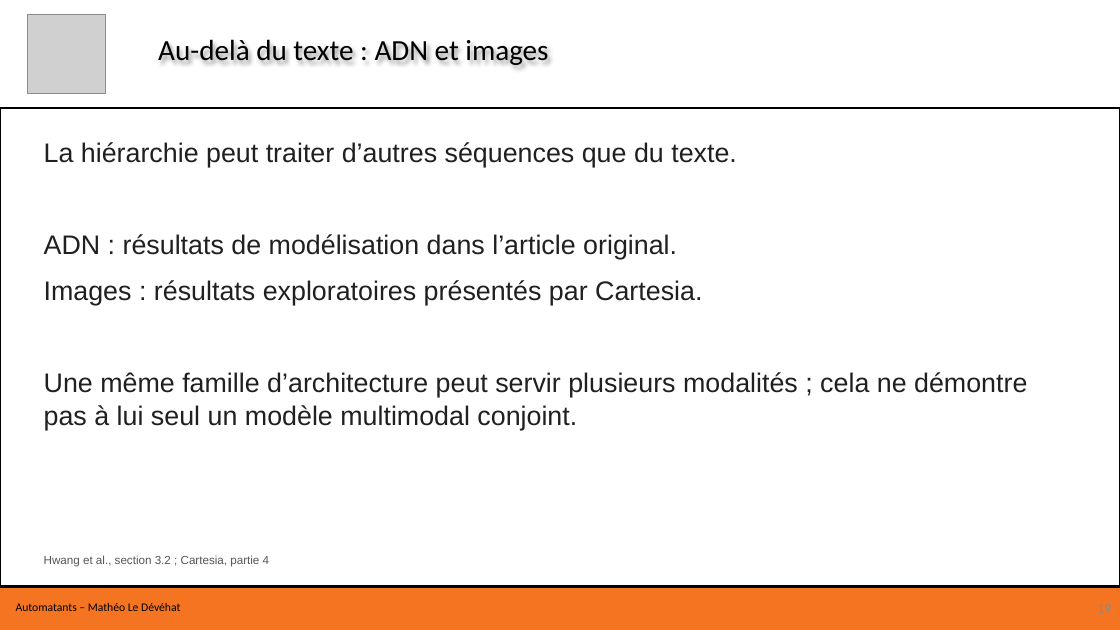
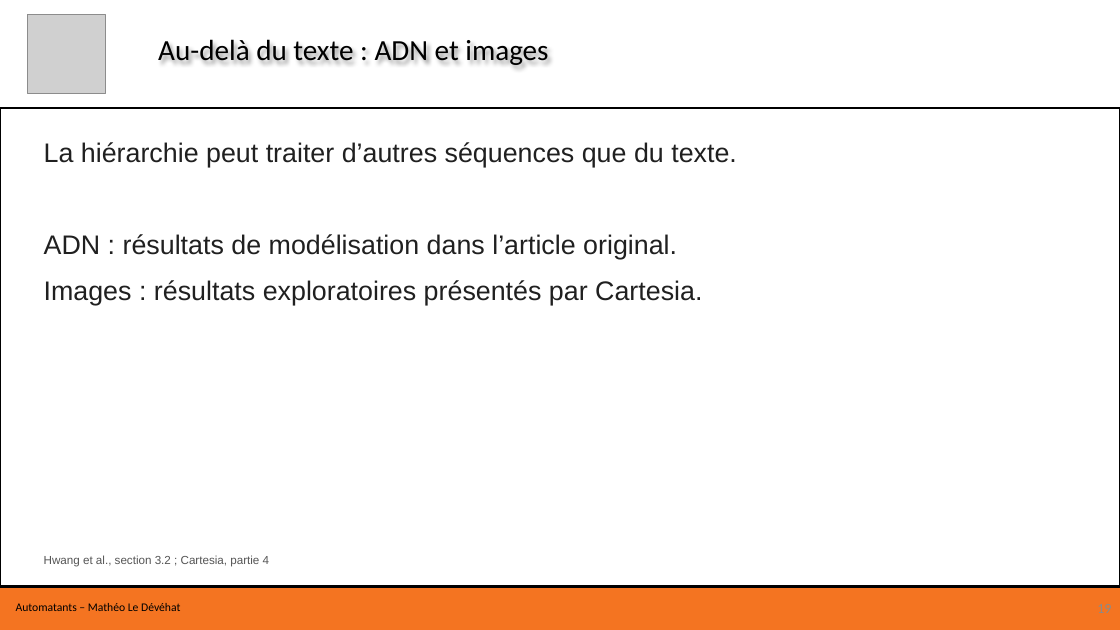
Before and after one commit to Flydexo/research, a slide deck: slide 19 of formation-hnet/Formation H-Net.pptx. Drawn at 1120x630 pixels with LibreOffice and Linux fonts; fonts in the diff are those of the drawing; grey boxes stand for pictures; background and template pictures are left out. Boxes give left, top, right and bottom in pixels: in the first picture for what was removed or moved away, otherwise in the second. Text is boxed around its words. In the diff, an @@ line names an element or a change of style, - is before the commit and + after.

```diff
--- a/formation-hnet/Formation H-Net.pptx
+++ b/formation-hnet/Formation H-Net.pptx
@@ text at (44,372,1027,430): paragraph removed @@
-Une même famille d’architecture peut servir plusieurs modalités ; cela ne démontre pas à lui seul un modèle multimodal conjoint.
```
Also in this commit, not shown: 1 other file.
